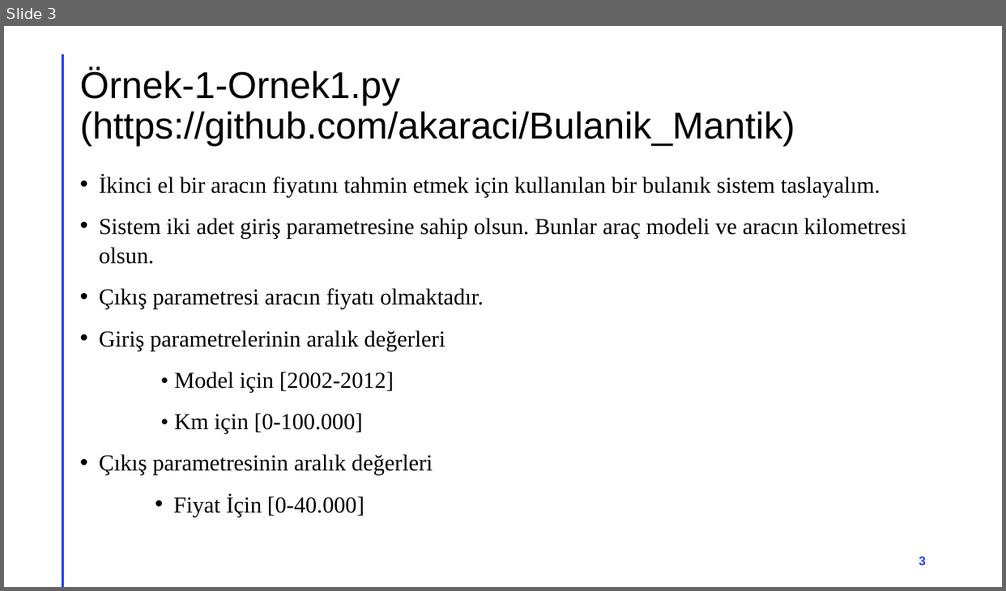
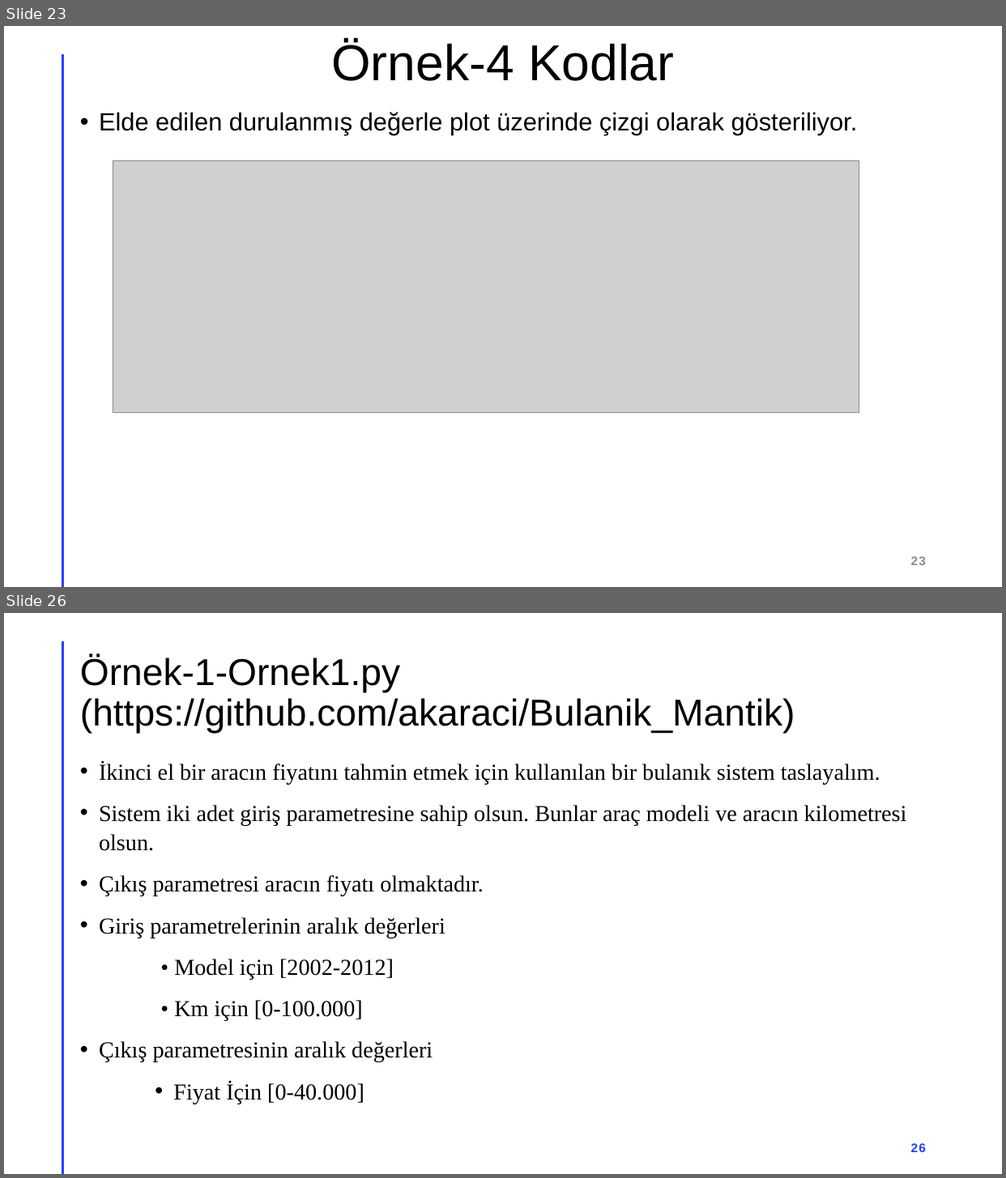
Before and after one commit to akaraci/Bulanik_Mantik, a slide deck: Örnekler.pptx. Shown one above the other, each under a label of ours: slide 3 before the commit, slides 23 and 26 after it; the slides between them are not shown. The pictures are 1006x591 and 1006x1178 pixels, drawn with LibreOffice and Linux fonts; fonts in the diff are those of the drawing; grey boxes stand for pictures. Boxes give left, top, right and bottom in pixels: in the first picture for what was removed or moved away, otherwise in the second. Text is boxed around its words. In the diff, an @@ line names an element or a change of style, - is before the commit and + after.

```diff
--- a/Örnekler.pptx
+++ b/Örnekler.pptx
@@ slide 23 added at [4, 26, 1002, 587], background #FFFFFF; not listed: 1 template element that a slide beside it also shows @@
@@ title added at [332, 41, 674, 81], 48.6 pt, text #000000 @@
+Örnek-4 Kodlar
@@ text added at [99, 112, 858, 135], 24 pt, text #000000 @@
+• Elde edilen durulanmış değerle plot üzerinde çizgi olarak gösteriliyor.
@@ picture added at [113, 160, 859, 412] @@
@@ page number added at [911, 557, 926, 565], 12 pt, text #8C8C8C, bold @@
+23
@@ what was slide 3 is now slide 26 @@
@@ page number at [911, 1144, 926, 1152]: text changed @@
-3
+26
```
Also in this commit, not shown: 2 slides changed, 22 other slides added.
